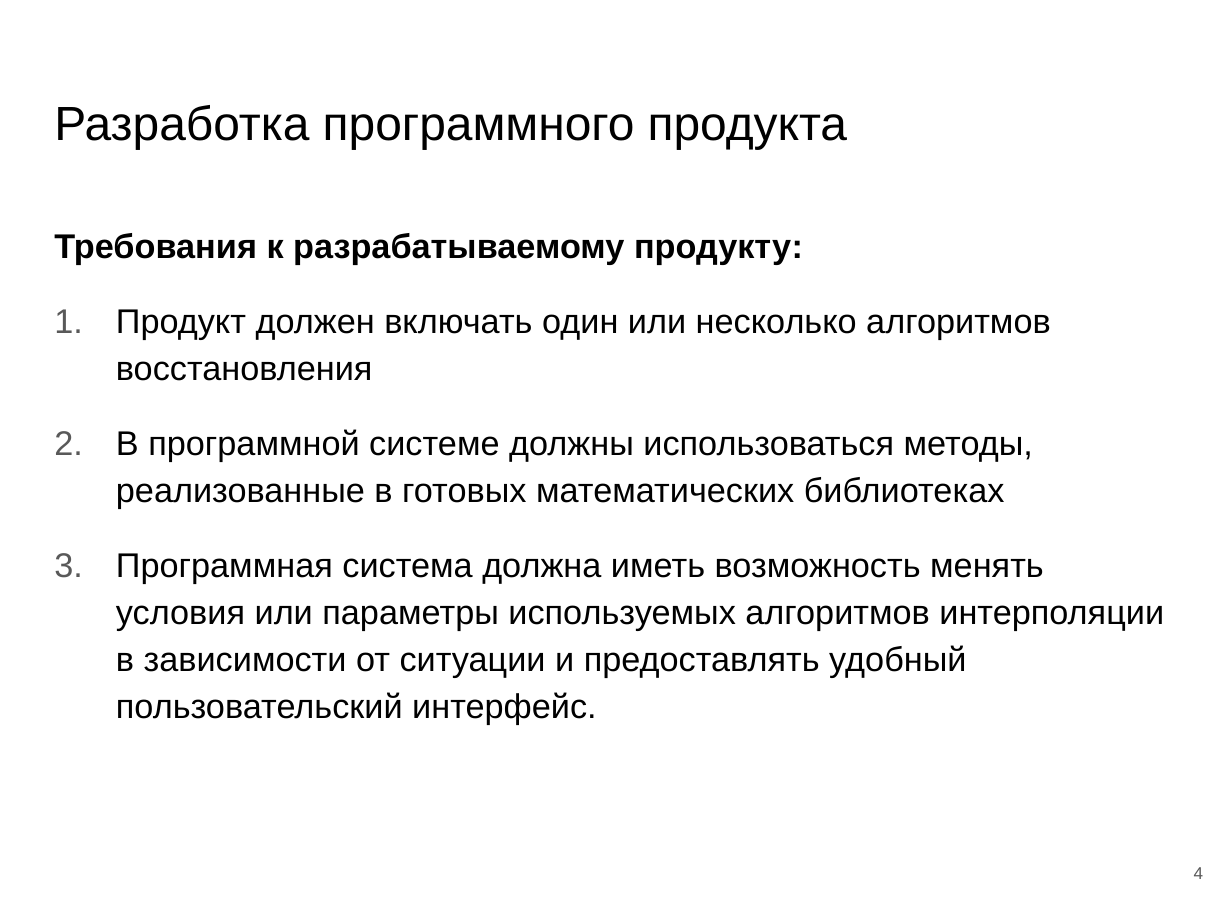
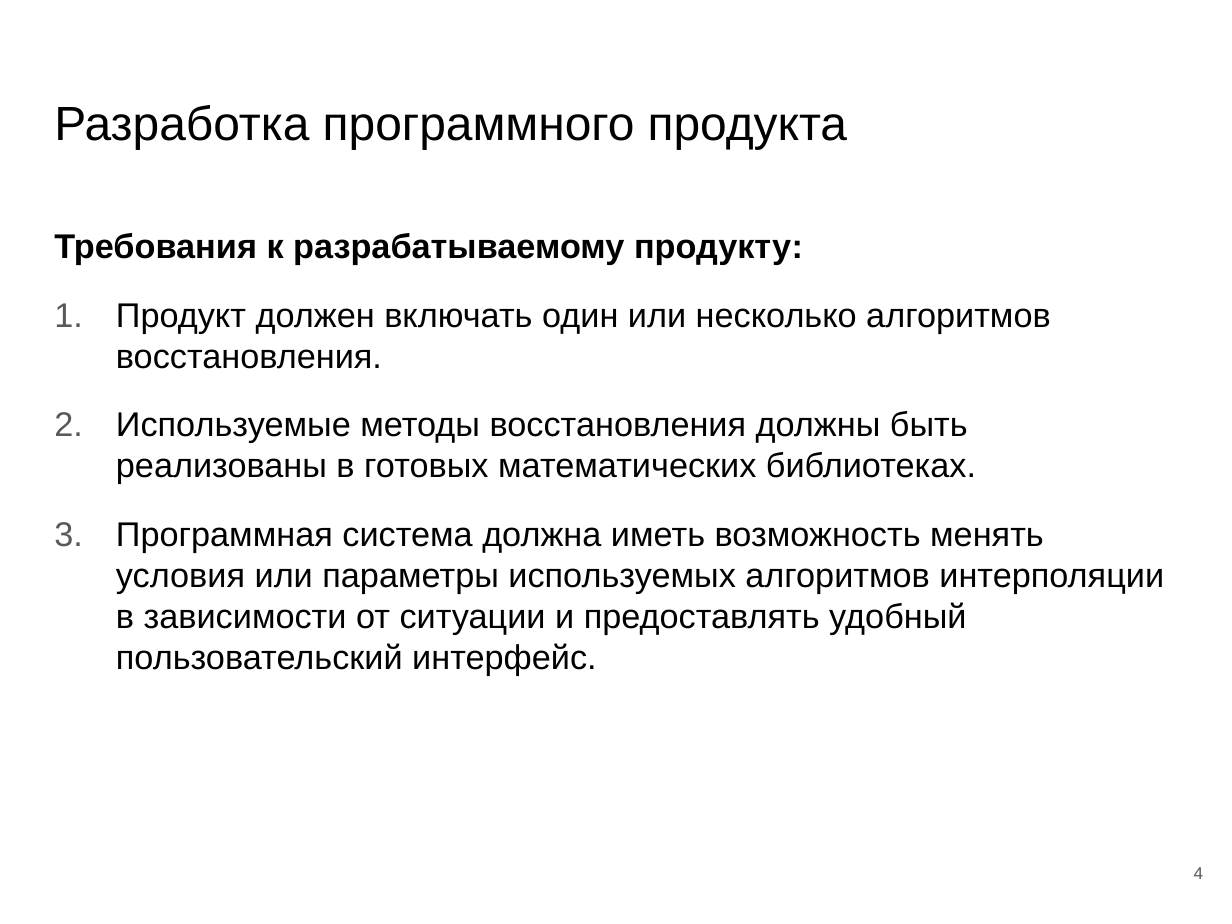
Before and after one commit to DimonPopov/PopovDS_9304_GraduateWork, a slide deck: slide 4 of paper/Презентация_защита.pptx. Drawn at 1232x924 pixels with LibreOffice and Linux fonts; fonts in the diff are those of the drawing. Boxes give left, top, right and bottom in pixels: in the first picture for what was removed or moved away, otherwise in the second. Text is boxed around its words. In the diff, an @@ line names an element or a change of style, - is before the commit and + after.

```diff
--- a/paper/Презентация_защита.pptx
+++ b/paper/Презентация_защита.pptx
@@ text at (116,303,1051,484): text changed @@
-1. Продукт должен включать один или несколько алгоритмов восстановления
-2. В программной системе должны использоваться методы, реализованные в готовых математических библиотеках
+1. Продукт должен включать один или несколько алгоритмов восстановления.
+2. Используемые методы восстановления должны быть реализованы в готовых математических библиотеках.
@@ text at (116,522,1164,676): line spacing 1.15 to 1 @@
```
Also in this commit, not shown: 3 other slides changed, 3 other files.
